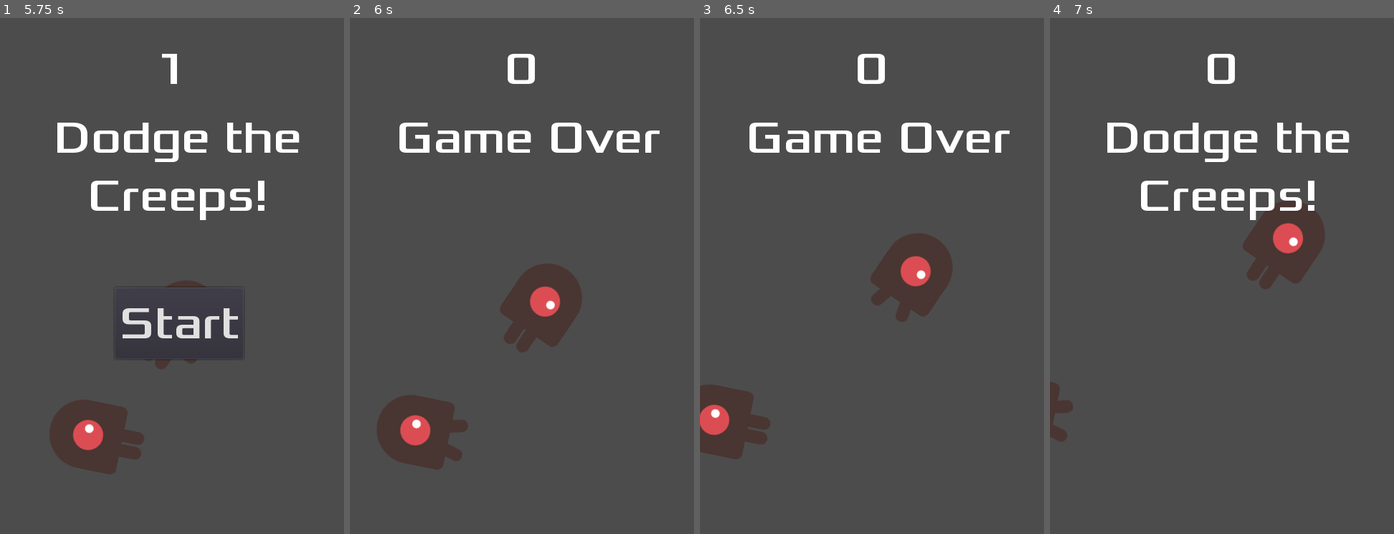
Above: before the commit, frames 1-4 (left to right).
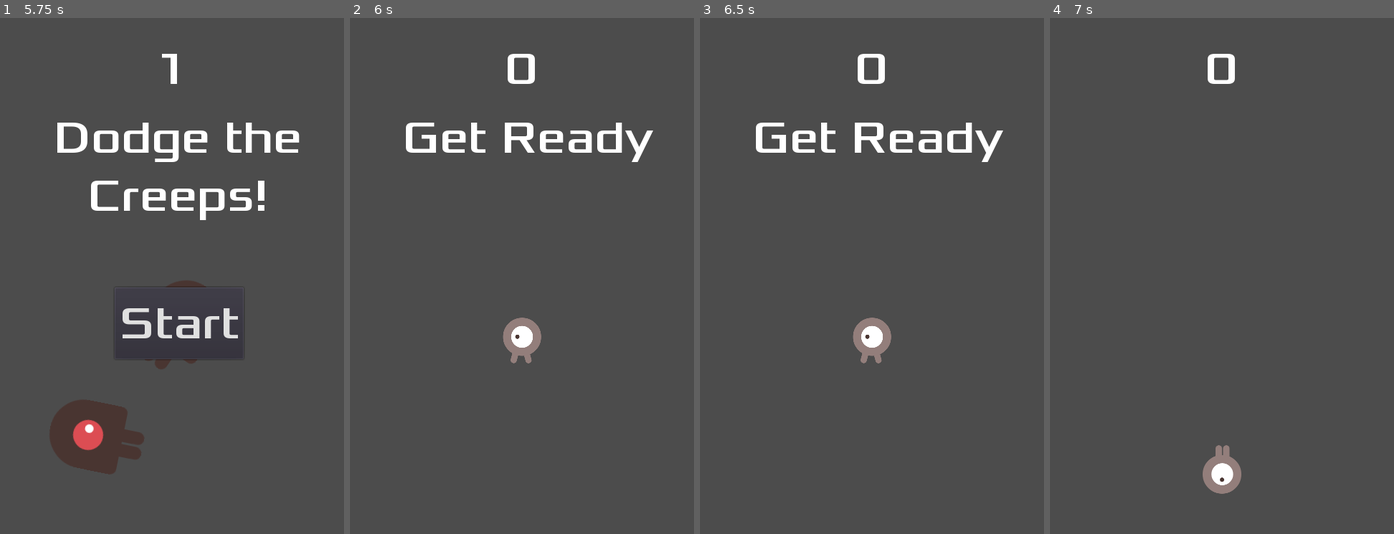
Above: after the commit, the same moments.

Repository: marcelosans/Dodge-The-Creeps-Marcel-Lejk
Game: Godot game, scene res://Main.tscn
Two runs of this game, one before a commit and one after it. Both use one fixed random seed, a clock stepped at 60 frames per second and the inputs below.
Inputs:
- Up to frame 1 (5.75 s): click "Start" at 0.5 s; tap Enter at 1.25 s; hold Right (move_right) 1.28-2.03 s; hold Down (move_down) 2.03-2.78 s; hold Right (move_right) 2.78-3.53 s; hold Up (move_up) 3.53-4.28 s; hold Left (move_left) from 4.28 s (still down)
- Up to frame 2 (6 s): release Left (move_left) at 5.75 s; click "Start" at 5.75 s
- Up to frame 3 (6.5 s): no input
- Up to frame 4 (7 s): hold Down (move_down) from 6.53 s (still down)

Frame 1 is identical in both runs. In frame 2, 7.9% of the frame differs, in the area x 7-90%, y 20-88%; in frame 3, 7.7%; in frame 4, 6.7%.

Commit message:
Joc Jugable V2

Diff:
--- a/Enemy.tscn
+++ b/Enemy.tscn
@@ -30,22 +30,22 @@
 radius = 36.0
 height = 20.0001
 
-[node name="Mob" type="RigidBody2D"]
+[node name="Mob" type="RigidBody2D" groups=["mobs"]]
 position = Vector2( -34, 28 )
 rotation = 1.5708
 collision_mask = 0
 gravity_scale = 0.0
 script = ExtResource( 7 )
 
-[node name="AnimatedSprite" type="AnimatedSprite" parent="."]
+[node name="AnimatedSprite" type="AnimatedSprite" parent="." groups=["mobs"]]
 frames = SubResource( 1 )
 animation = "fly"
 speed_scale = 0.75
 playing = true
 
-[node name="CollisionShape2D" type="CollisionShape2D" parent="."]
+[node name="CollisionShape2D" type="CollisionShape2D" parent="." groups=["mobs"]]
 shape = SubResource( 2 )
 
-[node name="VisibilityNotifier2D" type="VisibilityNotifier2D" parent="."]
+[node name="VisibilityNotifier2D" type="VisibilityNotifier2D" parent="." groups=["mobs"]]
 
 [connection signal="screen_exited" from="VisibilityNotifier2D" to="." method="_on_VisibilityNotifier2D_screen_exited"]
--- a/Main.gd
+++ b/Main.gd
@@ -33,6 +33,7 @@
 	$StartTimer.start()
 	$HUD.update_score(score)
 	$HUD.show_message("Get Ready")
+	get_tree().call_group("mobs", "queue_free")
 
 
 func _on_MobTimer_timeout():
